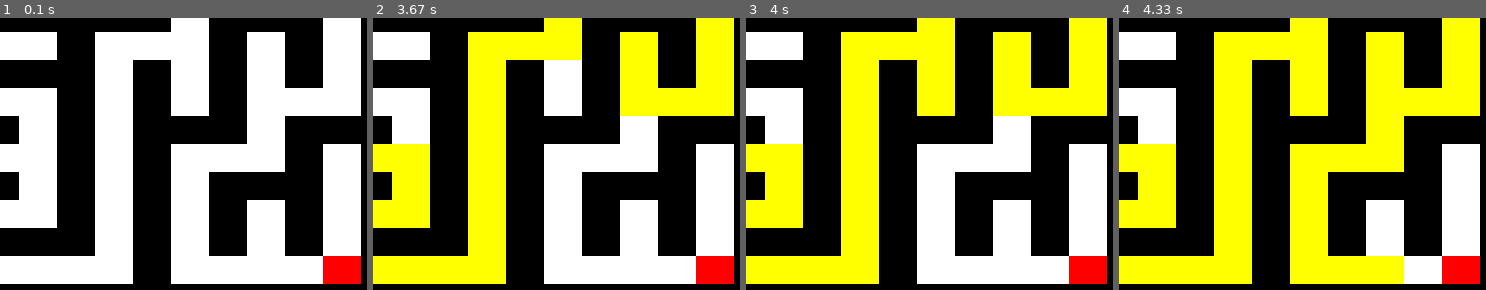
Above: before the commit, frames 1-4 (left to right).
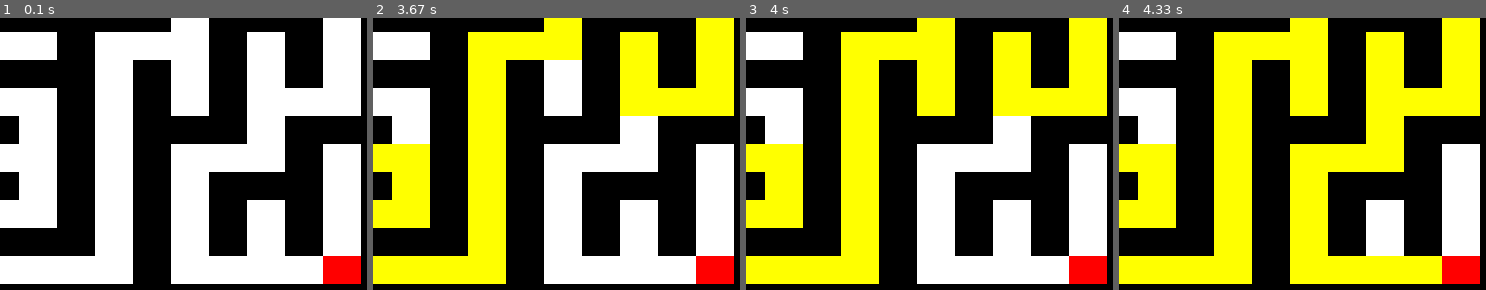
Above: after the commit, the same moments.

Repository: UltraViolet33/Maze-Solver
Game: pygame game, started from maze_pygame.py
Same seed, same stepped clock (60 frames per second), same inputs: the game is played once before the commit and once after it.
Inputs:
- Up to frame 1 (0.1 s): no input
- Up to frame 2 (3.67 s): no input
- Up to frame 3 (4 s): no input
- Up to frame 4 (4.33 s): no input
The pictures show only the part of the screen within x 50-100%, y 50-100%; the shares and areas given below are measured in that part.

Frames 1-3 are identical in both runs. In frame 4, 1.1% of the frame differs, in the area x 77-89%, y 87-98%.

Commit message:
add Maze, settings and main

Diff:
--- /dev/null
+++ b/Maze.py
@@ -0,0 +1,29 @@
+import pygame as pg
+import sys
+from settings import *
+
+
+class Maze:
+    def __init__(self):
+        pg.init()
+        self.screen = pg.display.set_mode(RES)
+        pg.display.set_caption("Generation and solving maze using DFS")
+        self.clock = pg.time.Clock()
+
+    def update(self):
+        pg.display.flip()
+
+    def draw(self):
+        pass
+
+    def check_events(self):
+        for event in pg.event.get():
+            if event.type == pg.QUIT or (event.type == pg.KEYDOWN and event.key == pg.K_ESCAPE):
+                pg.quit()
+                sys.exit()
+
+    def run(self):
+        while True:
+            self.check_events()
+            self.update()
+            self.clock.tick(FPS)
--- /dev/null
+++ b/main.py
@@ -0,0 +1,8 @@
+import pygame as pg
+import sys
+from settings import *
+from Maze import Maze
+
+if __name__ == "__main__":
+    maze = Maze()
+    maze.run()
--- a/maze_pygame.py
+++ b/maze_pygame.py
@@ -87,7 +87,11 @@
 
 
     while not solve:
+        print("x ",x)
+        print("y ", y)
         elem_list[x][y] = 5
+        pygame.time.delay(50)  # Add a small delay to visualize the final maze
+        draw_maze()
         if x == 19 and y == 19:
             solve = True
             return True
@@ -95,12 +99,10 @@
         # pygame.display.update()
 
 
-        print("x ",x)
-        print("y ", y)
+
 
           # Mark as visited
-        pygame.time.delay(50)  # Add a small delay to visualize the final maze
-        draw_maze()
+
 
         possibles_moves = check_valid_moves(x, y)
         print(possibles_moves)
--- /dev/null
+++ b/settings.py
@@ -0,0 +1,5 @@
+
+
+RES = WIDTH, HEIGHT = 1000, 600
+
+FPS = 60
